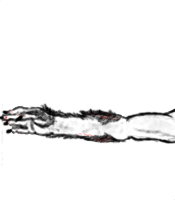
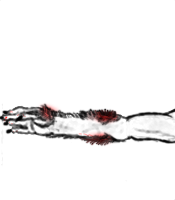
The second 175x200 image is a revision of the first. Changes to its layers:
renamed "Calque 11" to "Calque 12", painted on it over [36, 102, 121, 147]
